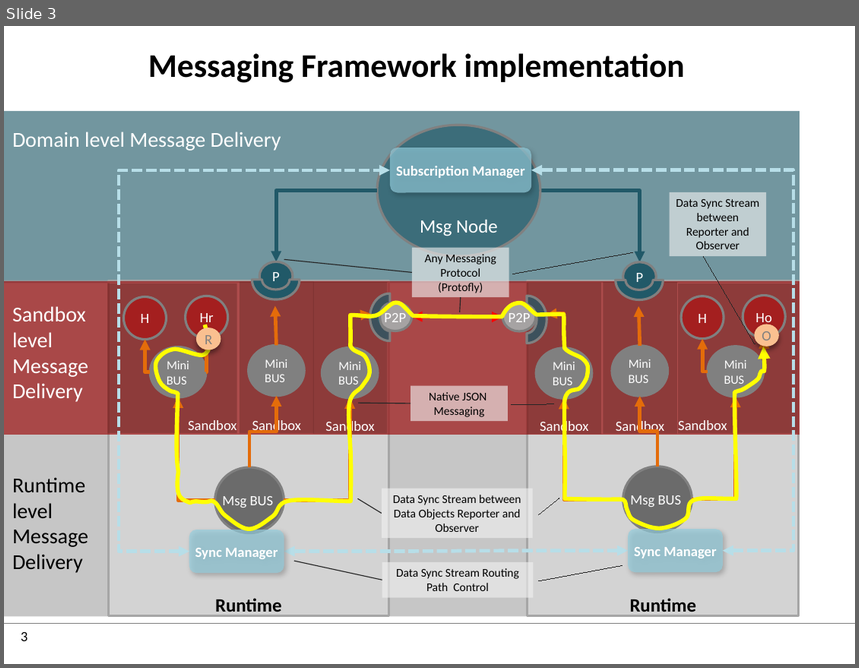
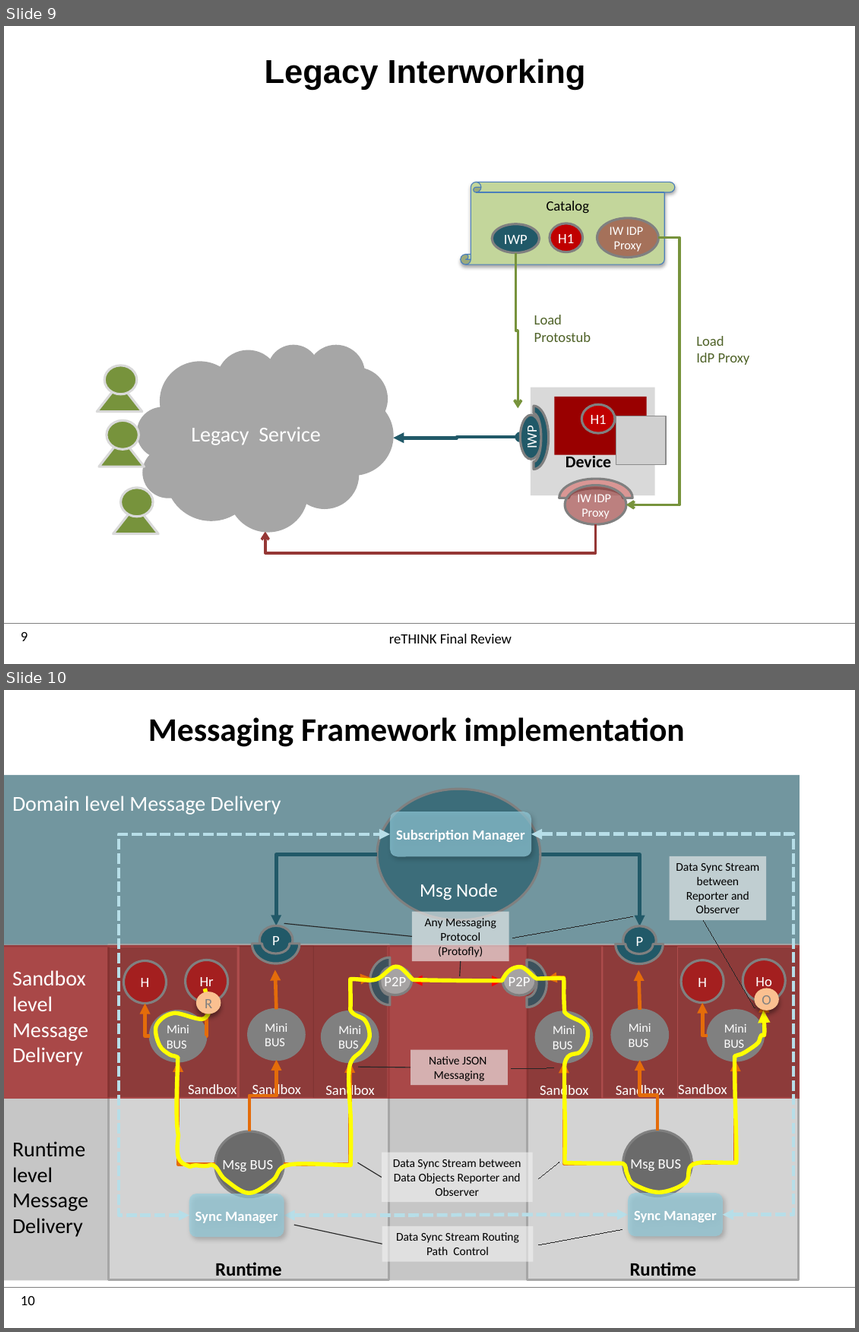
Before and after one commit to reTHINK-project/specs, a slide deck: tutorials/images.pptx. Shown one above the other, each under a label of ours: slide 3 before the commit, slides 9 and 10 after it. The pictures are 859x668 and 859x1332 pixels, drawn with LibreOffice and Linux fonts; fonts in the diff are those of the drawing; grey boxes stand for pictures; background and template pictures are left out. Boxes give left, top, right and bottom in pixels: in the first picture for what was removed or moved away, otherwise in the second. Text is boxed around its words. In the diff, an @@ line names an element or a change of style, - is before the commit and + after.

```diff
--- a/tutorials/images.pptx
+++ b/tutorials/images.pptx
@@ slide 9 added at (x1=4, y1=26, x2=855, y2=664), background #FFFFFF; not listed: 2 template elements that a slide beside it also shows @@
@@ text added at (x1=265, y1=59, x2=586, y2=90), 28 pt, text #000000, bold @@
+Legacy Interworking
@@ vertical scroll added at (x1=460, y1=182, x2=675, y2=265), fill #C3D69B, outline #4B7EBC 0.75 pt, 12 pt, text #000000 @@
+Catalog
@@ ellipse added at (x1=492, y1=224, x2=539, y2=253), fill #215968, outline #808080 2 pt, 12 pt, text #FFFFFF @@
+IWP
@@ ellipse added at (x1=550, y1=224, x2=583, y2=252), fill #C00000, outline #808080 2 pt, 12 pt, text #FFFFFF @@
+H1
@@ ellipse added at (x1=598, y1=218, x2=658, y2=258), fill #953735 at 63% opacity, outline #808080 2 pt, 10.5 pt, text #FFFFFF @@
+IW IDP
+Proxy
@@ elbow arrow added from (515, 253) to (518, 408), #77933C 2.25 pt @@
@@ elbow arrow added from (658, 238) to (626, 506), #77933C 2.25 pt @@
@@ text added at (x1=534, y1=315, x2=591, y2=342), 12 pt, text #4F6228 @@
+Load
+Protostub
@@ thought cloud added at (x1=137, y1=344, x2=393, y2=531), fill #A6A6A6, 18 pt, text #FFFFFF @@
+Legacy Service
@@ text added at (x1=696, y1=336, x2=750, y2=365), 12 pt, text #4F6228 @@
+Load
+IdP Proxy
@@ ellipse added at (x1=104, y1=366, x2=137, y2=395), fill #77933C, outline #D9D9D9 2 pt @@
@@ triangle added at (x1=97, y1=382, x2=142, y2=411), fill #77933C, outline #D9D9D9 2 pt @@
@@ rectangle added at (x1=531, y1=388, x2=655, y2=496), fill #D9D9D9 @@
@@ arch (boxed as its full ring) added at (x1=519, y1=406, x2=548, y2=469), fill #215968, outline #808080 2 pt @@
@@ rectangle added at (x1=555, y1=397, x2=647, y2=456), fill #990000 @@
@@ ellipse added at (x1=582, y1=404, x2=615, y2=433), fill #C00000, outline #808080 2 pt, 12 pt, text #FFFFFF @@
+H1
@@ ellipse added at (x1=106, y1=421, x2=139, y2=450), fill #77933C, outline #D9D9D9 2 pt @@
@@ ellipse added at (x1=520, y1=415, x2=541, y2=460), fill #215968, outline #808080 2 pt, 12 pt, text #FFFFFF @@
+IWP
@@ picture added at (x1=617, y1=417, x2=666, y2=465) @@
@@ triangle added at (x1=99, y1=438, x2=145, y2=467), fill #77933C, outline #D9D9D9 2 pt @@
@@ elbow double arrow added from (521, 437) to (393, 438), #215968 3 pt @@
@@ text added at (x1=566, y1=454, x2=611, y2=468), 14 pt, text #000000, bold @@
+Device
@@ arch (boxed as its full ring) added at (x1=559, y1=479, x2=633, y2=517), fill #D99694, outline #808080 2 pt @@
@@ ellipse added at (x1=120, y1=488, x2=153, y2=517), fill #77933C, outline #D9D9D9 2 pt @@
@@ ellipse added at (x1=565, y1=486, x2=626, y2=525), fill #953735 at 63% opacity, outline #808080 2 pt, 10.5 pt, text #FFFFFF @@
+IW IDP
+Proxy
@@ triangle added at (x1=113, y1=506, x2=158, y2=534), fill #77933C, outline #D9D9D9 2 pt @@
@@ elbow arrow added from (595, 525) to (265, 531), #953735 2.25 pt @@
@@ text added at (x1=389, y1=634, x2=512, y2=644), 12 pt, text #000000 @@
+reTHINK Final Review
@@ what was slide 3 is now slide 10 @@
@@ page number at (x1=21, y1=1296, x2=35, y2=1306): text changed @@
-3
+10
```
Also in this commit, not shown: 3 slides changed, 6 other slides added, 1 other file.
